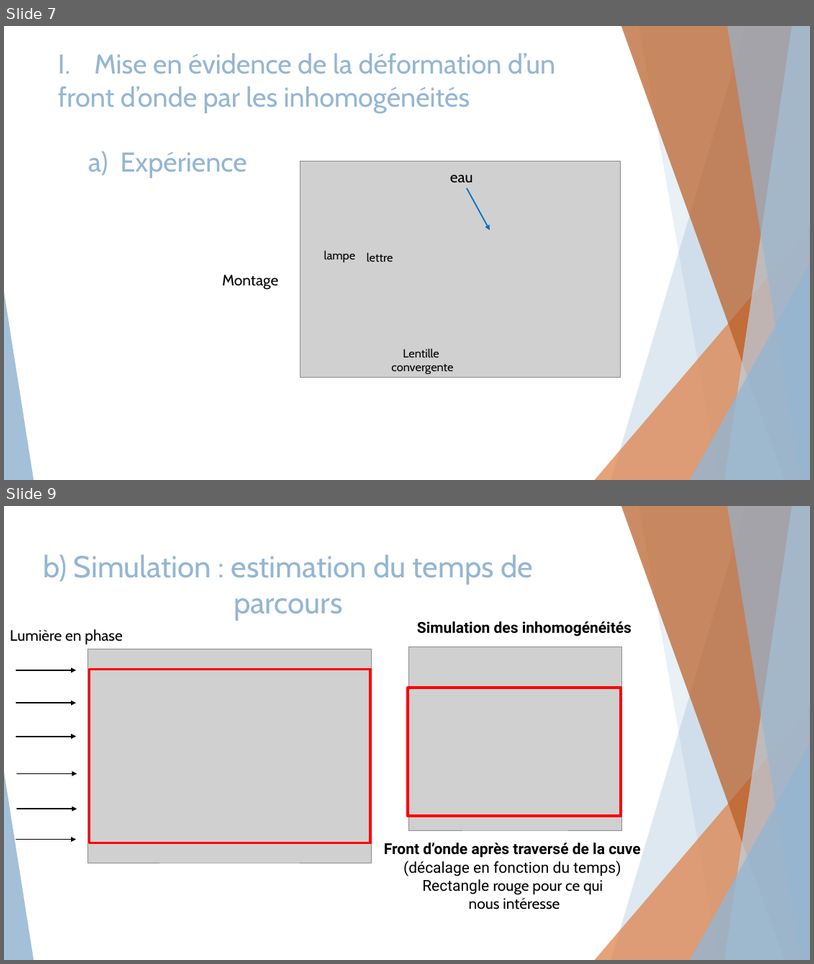
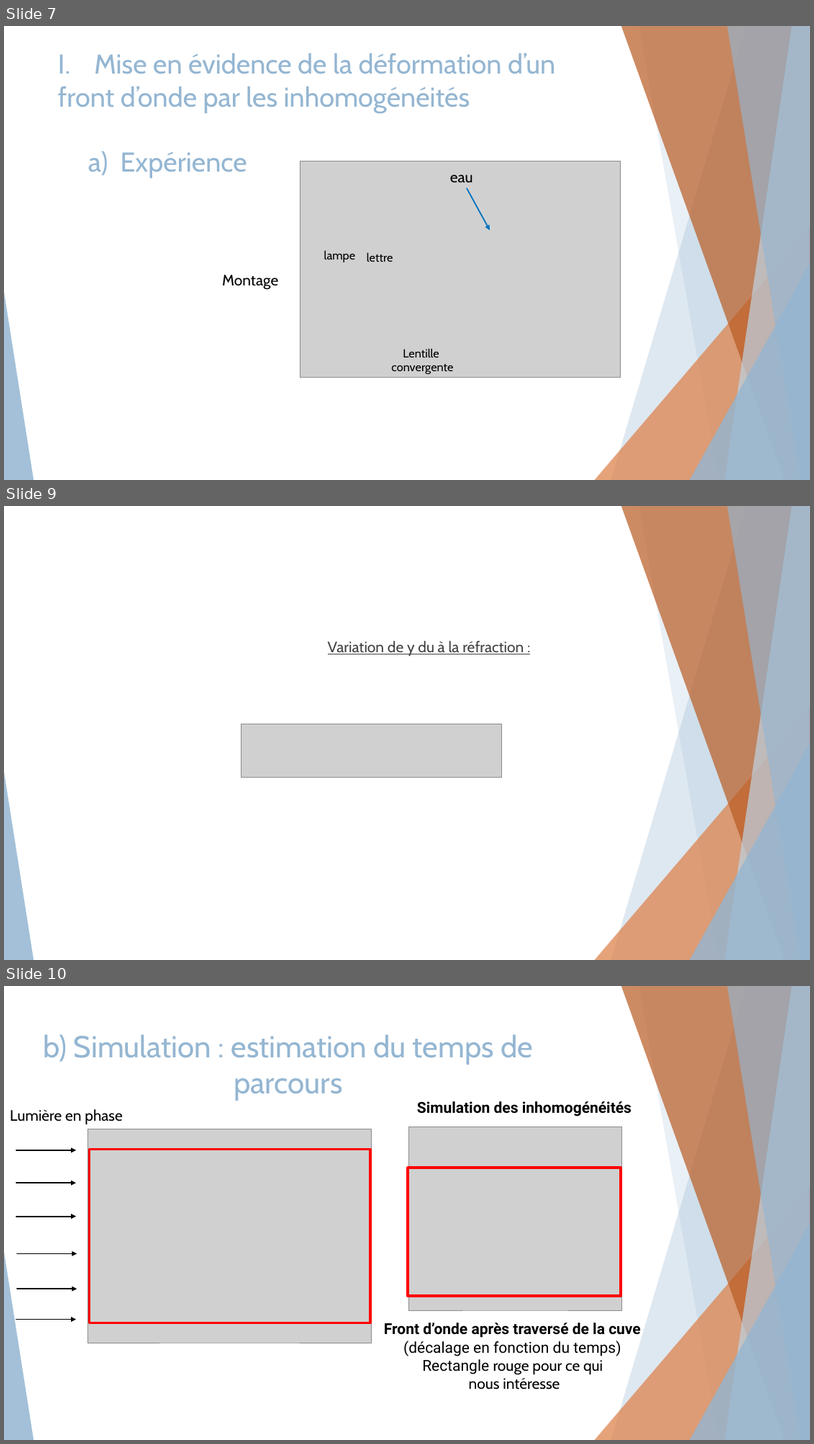
Before and after one commit to Lucas-brb/TIPE-2022, a slide deck: Présentation/Mesure des défauts de l'oeil v3.pptx. Shown one above the other, each under a label of ours: slides 7 and 9 before the commit, slides 7, 9 and 10 after it; the slides between them are not shown. The pictures are 814x964 and 814x1444 pixels, drawn with LibreOffice and Linux fonts; fonts in the diff are those of the drawing; grey boxes stand for pictures. Boxes give left, top, right and bottom in pixels: in the first picture for what was removed or moved away, otherwise in the second. Text is boxed around its words. In the diff, an @@ line names an element or a change of style, - is before the commit and + after.

```diff
--- a/Présentation/Mesure des défauts de l'oeil v3.pptx
+++ b/Présentation/Mesure des défauts de l'oeil v3.pptx
@@ slide 9 added at [4,506,810,960], background #FFFFFF; not listed: 10 template elements that a slide beside it also shows @@
@@ text added at [328,641,524,656], 18 pt, text #404040, underline @@
+Variation de y du à la réfraction :
@@ picture added at [242,724,502,777] @@
@@ what was slide 9 is now slide 10 @@
```
Also in this commit, not shown: 3 slides changed.
